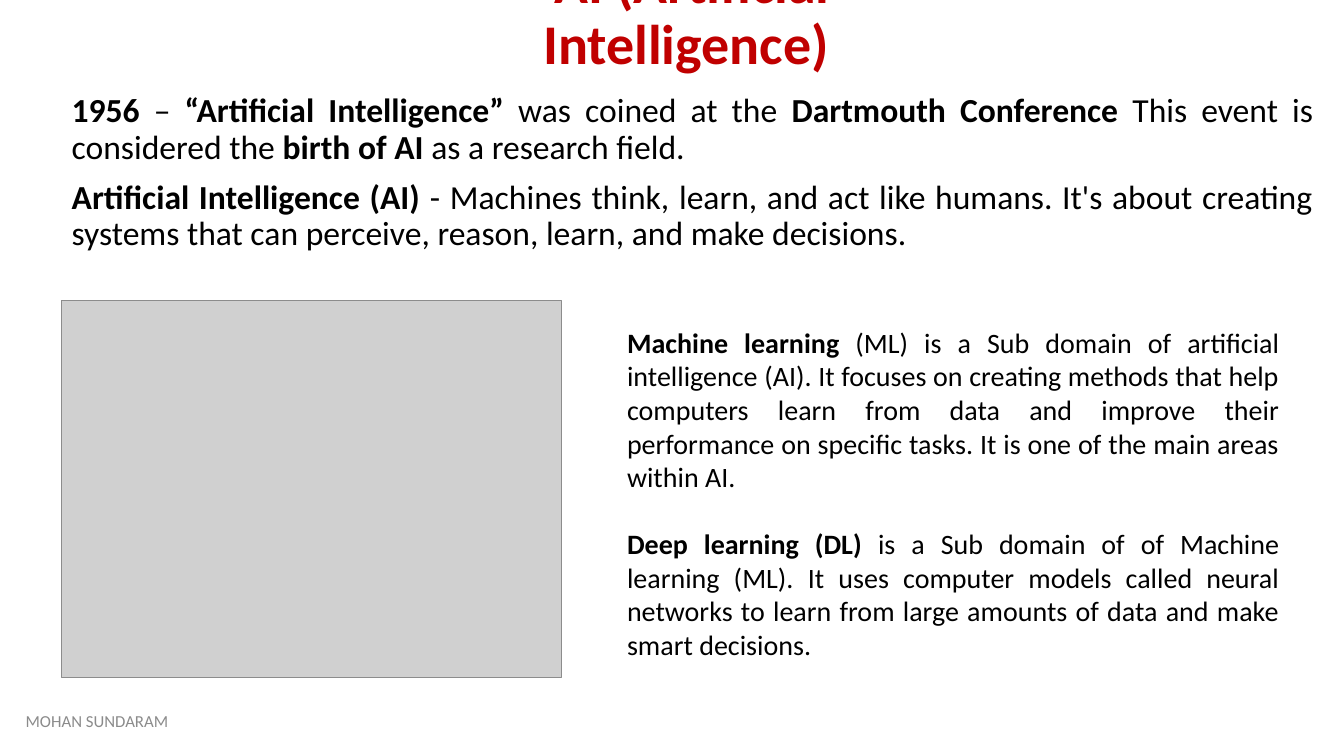
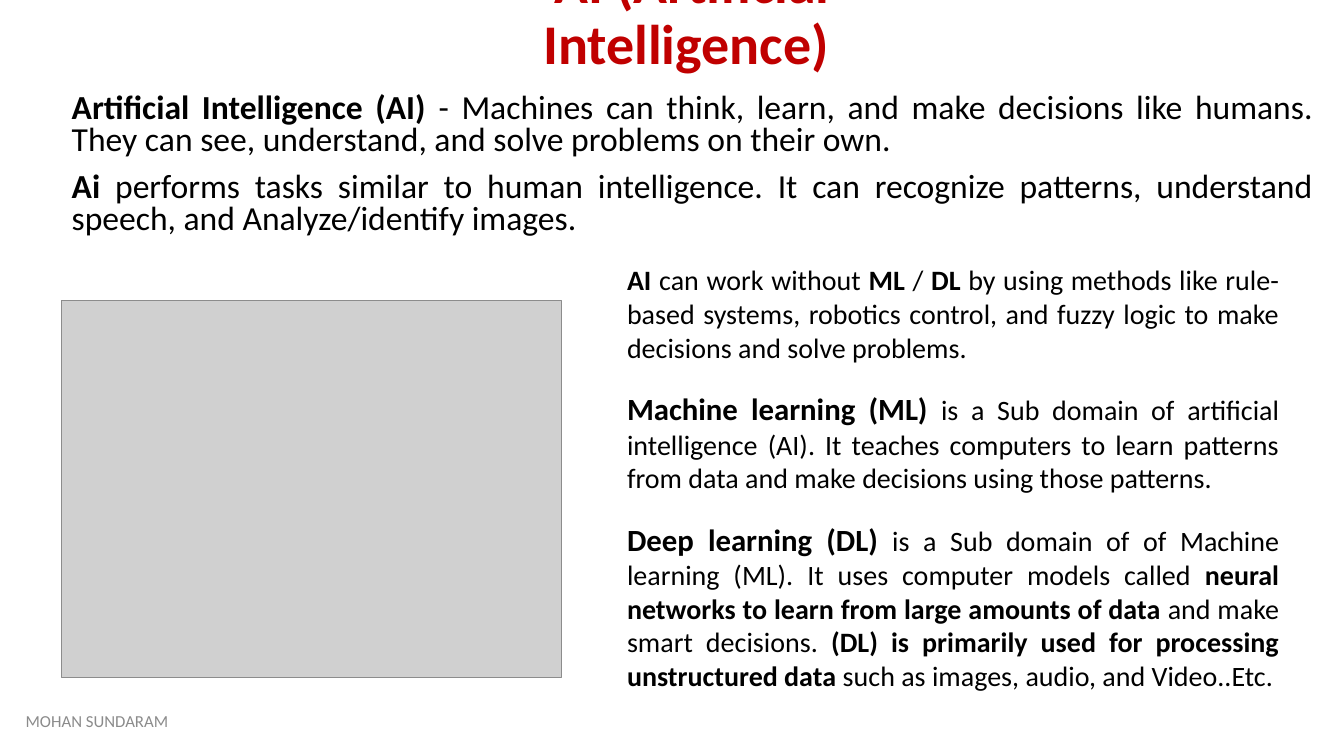
Before and after one commit to mohan4295work/Doc, a slide deck: slide 2 of Artificial Intelligence.pptx. Drawn at 1344x756 pixels with LibreOffice and Linux fonts; fonts in the diff are those of the drawing; grey boxes stand for pictures. Boxes give left, top, right and bottom in pixels: in the first picture for what was removed or moved away, otherwise in the second. Text is boxed around its words. In the diff, an @@ line names an element or a change of style, - is before the commit and + after.

Commit message:
Artificial Intelligence PPT
Artificial Intelligence

```diff
--- a/Artificial Intelligence.pptx
+++ b/Artificial Intelligence.pptx
@@ subtitle at (x1=72, y1=94, x2=1312, y2=236): text changed @@
-1956 – “Artificial Intelligence” was coined at the Dartmouth Conference This event is considered the birth of AI as a research field.
-Artificial Intelligence (AI) - Machines think, learn, and act like humans. It's about creating systems that can perceive, reason, learn, and make decisions.
+Artificial Intelligence (AI) - Machines can think, learn, and make decisions like humans. They can see, understand, and solve problems on their own.
+Ai performs tasks similar to human intelligence. It can recognize patterns, understand speech, and Analyze/identify images.
@@ text added at (x1=627, y1=270, x2=1279, y2=363), 20 pt, text #000000 @@
+AI can work without ML / DL by using methods like rule-based systems, robotics control, and fuzzy logic to make decisions and solve problems.
@@ text at (x1=627, y1=397, x2=1279, y2=493): text changed @@
-Machine learning (ML) is a Sub domain of artificial intelligence (AI). It focuses on creating methods that help computers learn from data and improve their performance on specific tasks. It is one of the main areas within AI.
+Machine learning (ML) is a Sub domain of artificial intelligence (AI). It teaches computers to learn patterns from data and make decisions using those patterns.
@@ text at (x1=627, y1=528, x2=1279, y2=691): text changed @@
-Deep learning (DL) is a Sub domain of of Machine learning (ML). It uses computer models called neural networks to learn from large amounts of data and make smart decisions.
+Deep learning (DL) is a Sub domain of of Machine learning (ML). It uses computer models called neural networks to learn from large amounts of data and make smart decisions. (DL) is primarily used for processing unstructured data such as images, audio, and Video..Etc.
```
Also in this commit, not shown: 10 other slides changed, 3 slides added.
